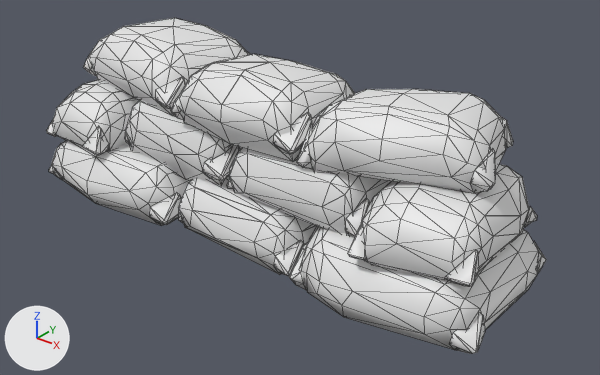
A saved change to the glTF model assets/props/destructible/sandbag-fractured.glb.
The view is the same before and after, from a 50 mm lens placed at (0.862, -0.999, 0.559), pointed at (0.057, 0.009, -0.066). Every picture has the same lights, and +X, +Y and +Z are marked at lower left. The older version comes first. Mesh edges are drawn as thin lines. Vertices at exactly the same position are counted once.

Before the edit, the objects in view are built like this:
```python
ob_piece_01 = bpy.data.objects.new('piece_01', me_fracture_piece_01)
ob_piece_01.location = (-0.191, -0.018, -0.068)
ob_piece_02 = bpy.data.objects.new('piece_02', me_fracture_piece_02)
ob_piece_02.location = (-0.17, -0.015, 0.062)
ob_piece_03 = bpy.data.objects.new('piece_03', me_fracture_piece_03)
ob_piece_03.location = (0.188, -0.003, -0.064)
ob_piece_04 = bpy.data.objects.new('piece_04', me_fracture_piece_04)
ob_piece_04.location = (0.17, 0.029, 0.065)
ob_piece_05 = bpy.data.objects.new('piece_05', me_fracture_piece_05)
ob_piece_05.location = (0.18, -0.026, -0.07)
ob_piece_06 = bpy.data.objects.new('piece_06', me_fracture_piece_06)
ob_piece_06.location = (-0.168, 0.039, 0.069)
ob_piece_07 = bpy.data.objects.new('piece_07', me_fracture_piece_07)
ob_piece_07.location = (0.22, -0.032, 0.068)
```
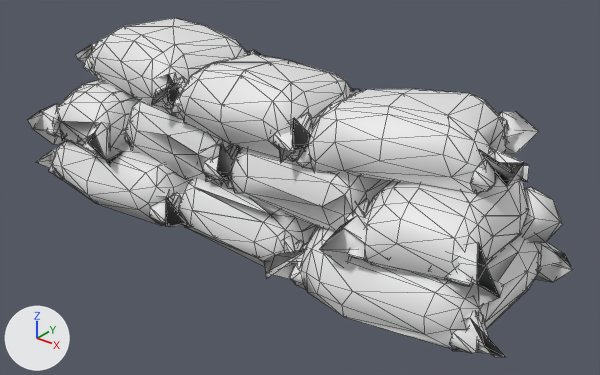
Changed parts and their boxes (x1, y1, x2, y2) in the pictures (600 x 375 px):
'piece_07', reshaped: before (221, 63, 520, 252); after (221, 63, 524, 249)
'piece_05', reshaped: before (185, 159, 527, 354); after (185, 159, 527, 357)
'piece_01', reshaped (8% wider): before (46, 108, 270, 257); after (28, 104, 270, 257)
'piece_02', reshaped: before (57, 26, 270, 175); after (57, 26, 270, 161)
'piece_04', reshaped: before (270, 60, 529, 216); after (270, 60, 539, 216)
'piece_03', reshaped (11% wider): before (304, 182, 546, 330); after (304, 182, 573, 329)
part 1 of me_fracture_piece_01, added: after (28, 104, 68, 145)
part 2 of me_fracture_piece_01, added: after (159, 191, 188, 226)
part 3 of me_fracture_piece_01, added: after (36, 122, 238, 183)
part 4 of me_fracture_piece_02, added (mostly hidden): after (76, 43, 239, 161)
part 5 of me_fracture_piece_03, added: after (520, 187, 573, 282)
part 6 of me_fracture_piece_04, added (mostly hidden): after (352, 88, 539, 182)
part 7 of me_fracture_piece_05, added: after (264, 249, 305, 279)
part 8 of me_fracture_piece_05, added (mostly hidden): after (355, 204, 366, 217)
part 9 of me_fracture_piece_05, added: after (453, 243, 504, 307)
part 10 of me_fracture_piece_05, added (mostly hidden): after (283, 215, 505, 357)
part 11 of me_fracture_piece_06, added (mostly hidden): after (247, 49, 261, 55)
part 12 of me_fracture_piece_07, added: after (292, 118, 311, 150)
part 13 of me_fracture_piece_07, added: after (279, 147, 524, 187)

Patch to the scene script:
```diff
--- a/assets/props/destructible/sandbag-fractured.glb.py
+++ b/assets/props/destructible/sandbag-fractured.glb.py
@@ me_fracture_piece_01 @@
-me_fracture_piece_01.from_pydata(...)  # 219 vertices, 312 faces; spans x -0.284..0.284, y -0.15..0.15, z -0.085..0.085
+me_fracture_piece_01.from_pydata(...)  # 438 vertices, 800 faces; spans x -0.324..0.284, y -0.155..0.15, z -0.099..0.09
+# me_fracture_piece_01 part 1: a new loose piece of 13 vertices spanning x -0.311..-0.206, y -0.139..-0.067, z -0.016..0.07
+# me_fracture_piece_01 part 2: a new loose piece of 13 vertices spanning x 0.0..0.108, y -0.142..-0.066, z -0.098..-0.019
+# me_fracture_piece_01 part 3: 167 vertices added at x -0.324..0.282, y -0.155..0.143, z -0.099..0.09
+# other edits to the shape of me_fracture_piece_01 do not show in these pictures
@@ me_fracture_piece_02 @@
-me_fracture_piece_02.from_pydata(...)  # 158 vertices, 207 faces; spans x -0.288..0.288, y -0.126..0.126, z -0.088..0.088
+me_fracture_piece_02.from_pydata(...)  # 316 vertices, 580 faces; spans x -0.309..0.288, y -0.126..0.126, z -0.131..0.088
+# me_fracture_piece_02 part 4
+# 158 vertices are added at x -0.309..0.286, y -0.102..0.12, z -0.131..0.055
+# 373 new faces join them
@@ me_fracture_piece_03 @@
-me_fracture_piece_03.from_pydata(...)  # 163 vertices, 223 faces; spans x -0.276..0.276, y -0.153..0.153, z -0.088..0.088
+me_fracture_piece_03.from_pydata(...)  # 326 vertices, 596 faces; spans x -0.283..0.307, y -0.153..0.158, z -0.104..0.088
+# me_fracture_piece_03 part 5
+# 163 vertices are added at x -0.283..0.307, y -0.148..0.158, z -0.104..0.078
+# 373 new faces join them
@@ me_fracture_piece_04 @@
-me_fracture_piece_04.from_pydata(...)  # 154 vertices, 208 faces; spans x -0.274..0.274, y -0.121..0.121, z -0.082..0.082
+me_fracture_piece_04.from_pydata(...)  # 308 vertices, 568 faces; spans x -0.274..0.295, y -0.121..0.139, z -0.101..0.082
+# me_fracture_piece_04 part 6
+# 154 vertices are added at x -0.271..0.295, y -0.105..0.139, z -0.101..0.043
+# 360 new faces join them
@@ me_fracture_piece_05 @@
-me_fracture_piece_05.from_pydata(...)  # 186 vertices, 268 faces; spans x -0.295..0.295, y -0.142..0.142, z -0.083..0.083
+me_fracture_piece_05.from_pydata(...)  # 372 vertices, 680 faces; spans x -0.295..0.334, y -0.156..0.142, z -0.099..0.083
+# me_fracture_piece_05 part 7: a new loose piece of 14 vertices spanning x -0.073..0.037, y -0.141..-0.057, z -0.098..-0.019
+# me_fracture_piece_05 part 8: a new loose piece of 13 vertices spanning x 0.006..0.125, y -0.079..-0.017, z -0.003..0.074
+# me_fracture_piece_05 part 9: a new loose piece of 13 vertices spanning x 0.205..0.317, y -0.128..-0.048, z -0.009..0.081
+# me_fracture_piece_05 part 10: 146 vertices added at x -0.292..0.334, y -0.156..0.134, z -0.099..0.078
@@ me_fracture_piece_06 @@
-me_fracture_piece_06.from_pydata(...)  # 169 vertices, 233 faces; spans x -0.286..0.286, y -0.128..0.128, z -0.085..0.085
+me_fracture_piece_06.from_pydata(...)  # 338 vertices, 628 faces; spans x -0.286..0.286, y -0.128..0.139, z -0.108..0.085
+# me_fracture_piece_06 part 11: a new loose piece of 13 vertices spanning x -0.016..0.089, y 0.04..0.1, z -0.038..0.053
+# other edits to the shape of me_fracture_piece_06 do not show in these pictures
@@ me_fracture_piece_07 @@
-me_fracture_piece_07.from_pydata(...)  # 141 vertices, 196 faces; spans x -0.228..0.228, y -0.111..0.111, z -0.081..0.081
+me_fracture_piece_07.from_pydata(...)  # 282 vertices, 528 faces; spans x -0.228..0.236, y -0.111..0.111, z -0.095..0.081
+# me_fracture_piece_07 part 12: a new loose piece of 13 vertices spanning x -0.136..-0.052, y -0.084..-0.026, z -0.037..0.037
+# me_fracture_piece_07 part 13
+# 128 vertices are added at x -0.226..0.236, y -0.09..0.111, z -0.095..0.035
+# 310 new faces join them
```
